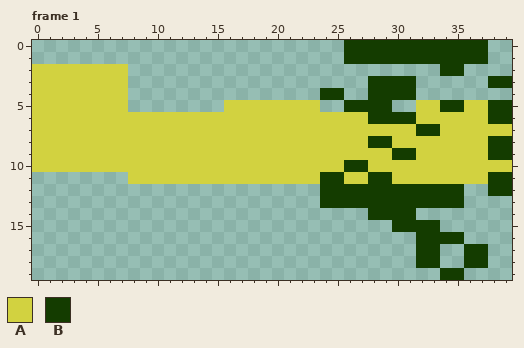
One commit to this animated GIF sprite: assets/images/theme/airplane.gif. That is the earlier state.
The file is 80x40 pixels, drawn in blocks of 2x2; one block is one cell here. Shown: frame 1. The commit also changed other frames, which this record leaves out.
Palette (. is transparent): A #d2d240  B #143c00
Pixels before, frame 1, first column x 0:
 0 ..........................BBBBBBBBBBBB..
 1 ..........................BBBBBBBBBBBB..
 2 AAAAAAAA..........................BB....
 3 AAAAAAAA....................BBBB......BB
 4 AAAAAAAA................BB..BBBB........
 5 AAAAAAAA........AAAAAAAA..BBBB..AABBAABB
 6 AAAAAAAAAAAAAAAAAAAAAAAAAAAABBBBAAAAAABB
 7 AAAAAAAAAAAAAAAAAAAAAAAAAAAAAAAABBAAAAAA
 8 AAAAAAAAAAAAAAAAAAAAAAAAAAAABBAAAAAAAABB
 9 AAAAAAAAAAAAAAAAAAAAAAAAAAAAAABBAAAAAABB
10 AAAAAAAAAAAAAAAAAAAAAAAAAABBAAAAAAAAAAAA
11 ........AAAAAAAAAAAAAAAABBAABBAAAAAAAABB
12 ........................BBBBBBBBBBBB..BB
13 ........................BBBBBBBBBBBB....
14 ............................BBBB........
15 ..............................BBBB......
16 ................................BBBB....
17 ................................BB..BB..
18 ................................BB..BB..
19 ..................................BB....
Once edited:
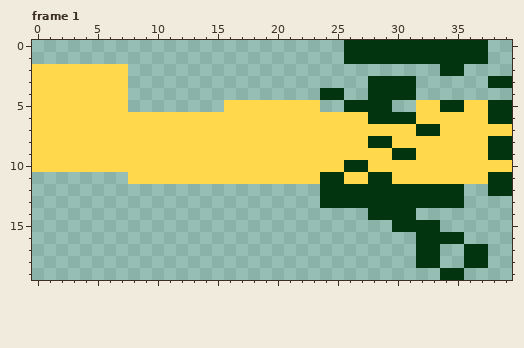
Difference:
colour A: #d2d240 -> #ffd84c
colour B: #143c00 -> #02350f
Where, in picture pixels (left, top, right, bottom), the same in both pictures:
changed: (32, 40, 512, 280)
